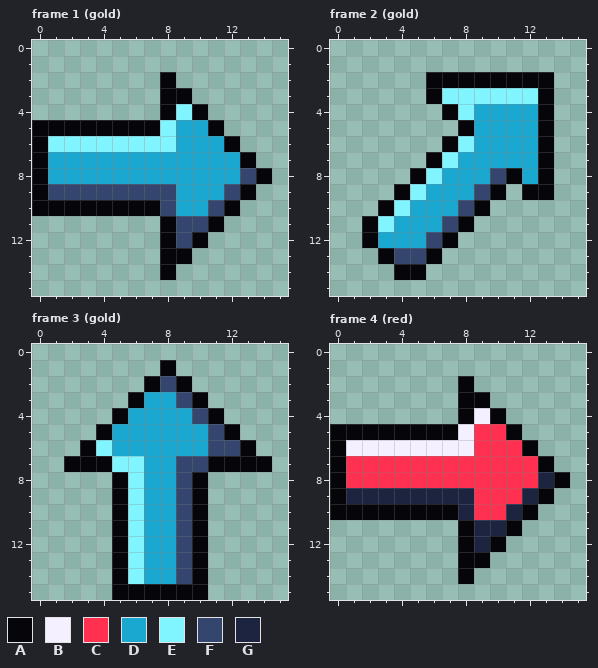
One commit to this pixel-art file: projects/007_survivors/art/hud_arrow.aseprite. Above: the version before the commit.
16x16 pixels, 6 frames. Colours within 5 levels of each other are drawn and written as one. Shown: frame 1 (gold), frame 2 (gold), frame 3 (gold), frame 4 (red). The commit also changed other frames, which this record leaves out.
Palette (. is transparent): A #05050a  B #f4f0ff  C #ff3050  D #1aa8d0  E #80f4ff  F #34466e  G #1c2440
Now the later version:
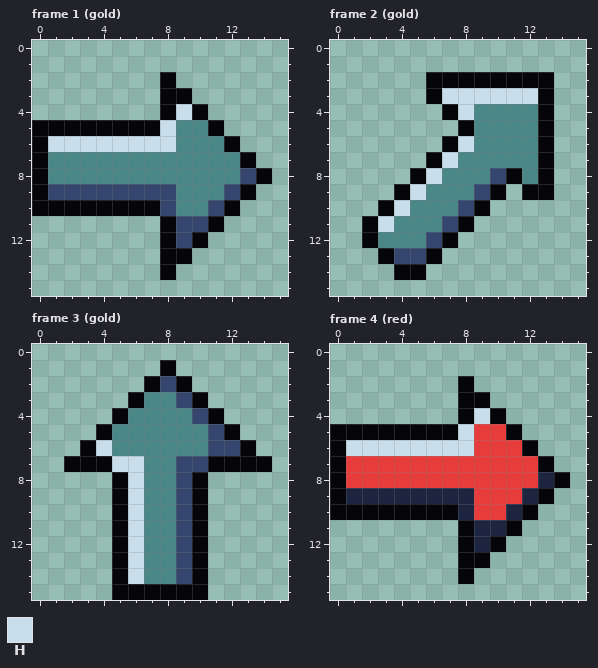
Colours new in this view: H #c8dfeb
Difference:
{"colour":"C","old":"#ff3050","new":"#e63c3c"}
{"colour":"D","old":"#1aa8d0","new":"#4b8787"}
{"where": "frame 1 (gold)"}
{"frame":1,"y":4,"x":9,"old":"E","new":"H"}
{"frame":1,"y":5,"x":8,"old":"E","new":"H"}
{"frame":1,"y":6,"x":1,"old":"EEEEEEEE","new":"HHHHHHHH"}
{"where": "frame 2 (gold)"}
{"frame":2,"y":3,"x":7,"old":"EEEEEE","new":"HHHHHH"}
{"frame":2,"y":4,"x":8,"old":"E","new":"H"}
{"frame":2,"y":6,"x":8,"old":"E","new":"H"}
{"frame":2,"y":7,"x":7,"old":"E","new":"H"}
{"frame":2,"y":8,"x":6,"old":"E","new":"H"}
{"frame":2,"y":9,"x":5,"old":"E","new":"H"}
{"frame":2,"y":10,"x":4,"old":"E","new":"H"}
{"frame":2,"y":11,"x":3,"old":"E","new":"H"}
{"where": "frame 3 (gold)"}
{"frame":3,"y":6,"x":4,"old":"E","new":"H"}
{"frame":3,"y":7,"x":5,"old":"EE","new":"HH"}
{"frame":3,"y":8,"x":6,"old":"E","new":"H"}
{"frame":3,"y":9,"x":6,"old":"E","new":"H"}
{"frame":3,"y":10,"x":6,"old":"E","new":"H"}
{"frame":3,"y":11,"x":6,"old":"E","new":"H"}
{"frame":3,"y":12,"x":6,"old":"E","new":"H"}
{"frame":3,"y":13,"x":6,"old":"E","new":"H"}
{"frame":3,"y":14,"x":6,"old":"E","new":"H"}
{"where": "frame 4 (red)"}
{"frame":4,"y":4,"x":9,"old":"B","new":"H"}
{"frame":4,"y":5,"x":8,"old":"B","new":"H"}
{"frame":4,"y":6,"x":1,"old":"BBBBBBBB","new":"HHHHHHHH"}
{"label":"changed","picture_box":[48,104,240,216]}
{"label":"changed","picture_box":[378,88,538,248]}
{"label":"changed","picture_box":[96,392,208,584]}
{"label":"changed","picture_box":[346,408,538,520]}
